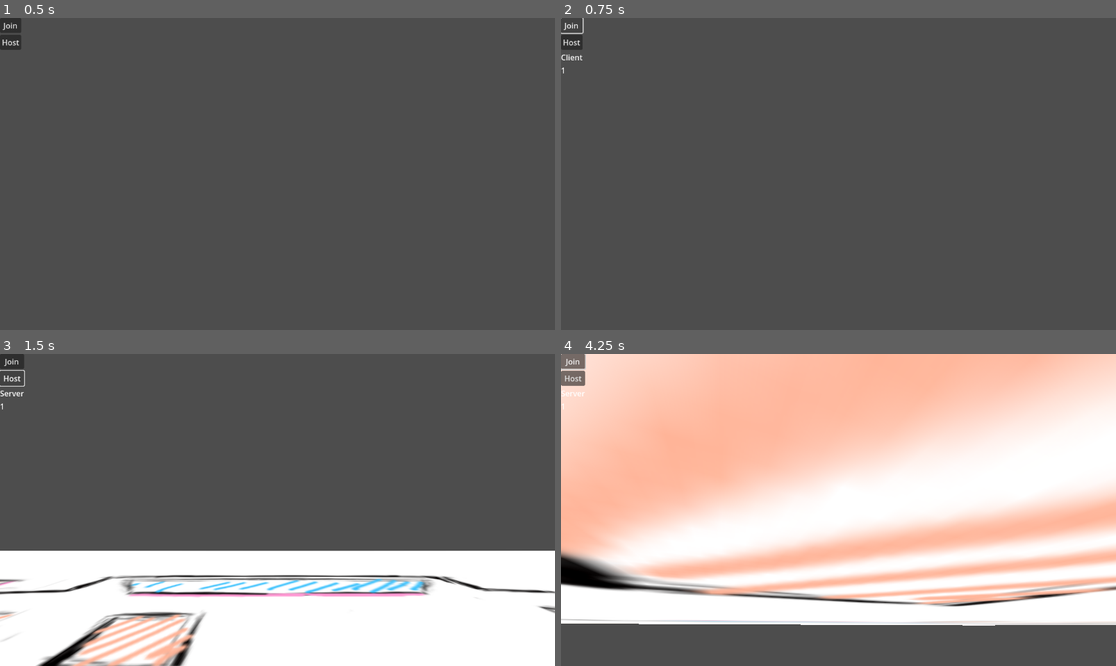
Above: before the commit, frames 1-4 (two rows, left to right).
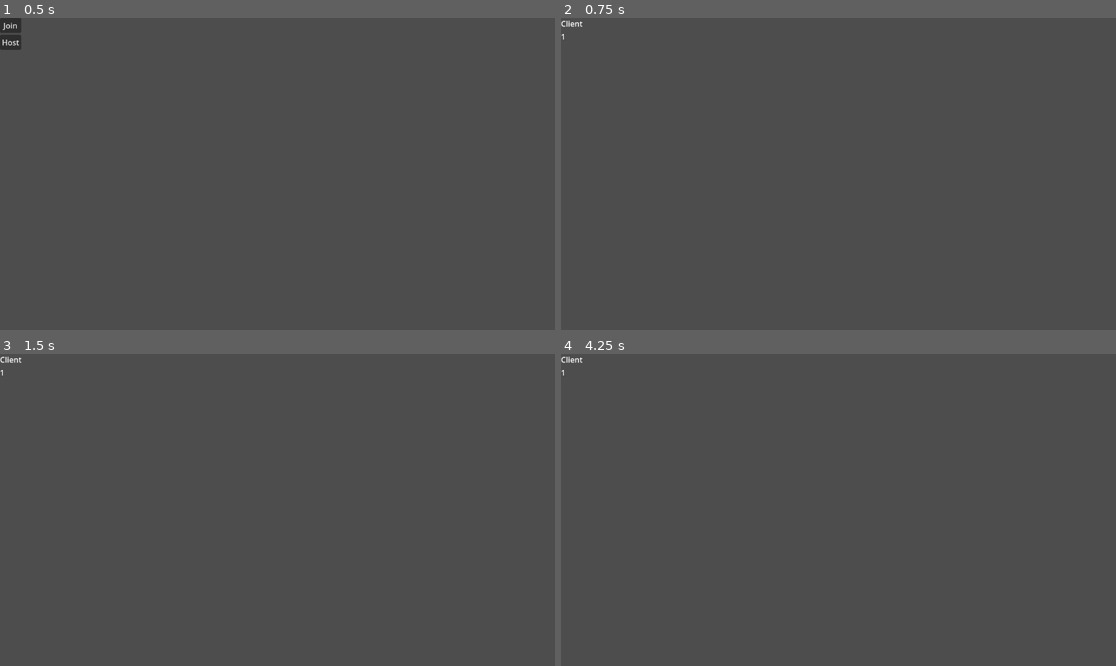
Above: after the commit, the same moments.

Repository: MeatboxDev/GameJam2025
Game: Godot game, scene res://Networking/Network.tscn
The game is run twice, just before and just after one commit, with the same random seed, the same clock (stepped at 60 frames per second) and the same inputs.
Inputs (mouse positions are in pixels of both pictures, inside the frame that each line leads up to):
- Up to frame 1 (0.5 s): no input
- Up to frame 2 (0.75 s): click "Join" at 0.5 s
- Up to frame 3 (1.5 s): click (11, 378) at 1.25 s, where only the run before the commit has a clickable "Host"
- Up to frame 4 (4.25 s): move the mouse to (866, 510) at 2.02 s; hold Up (ui_up) from 2.03 s (still down); move the mouse to (810, 510) at 2.77 s; move the mouse to (849, 503) at 3.52 s

Frame 1 is identical in both runs. In frame 2, 0.3% of the frame differs, in the area x 0-5%, y 0-18%; in frame 3, 37%; in frame 4, 86%, in the area x 0-100%, y 0-88%.

Commit message:
Improved player movement + Camera

Diff:
--- a/Networking/Movement.gd
+++ b/Networking/Movement.gd
@@ -1,7 +1,8 @@
 extends CharacterBody3D
 
 @onready var head: Node = $Head
-@onready var p_cam: Camera3D = $Head/PlayerCamera
+@onready var spring_arm: SpringArm3D = $Head/SpringArm3D
+@onready var p_cam: Camera3D = $Head/SpringArm3D/PlayerCamera
 
 func _ready() -> void:
 	name = str(get_multiplayer_authority())
@@ -13,7 +14,7 @@
 
 const SPEED: float = 1.0
 const DECEL_SPEED: float = 2.0
-const MAX_SPEED: float = 10.0
+const MAX_SPEED: float = 15.0
 
 var _up: bool = Input.is_key_pressed(KEY_UP) or Input.is_key_pressed(KEY_W)
 var _down: bool = Input.is_key_pressed(KEY_DOWN) or Input.is_key_pressed(KEY_S)
@@ -49,6 +50,9 @@
 	if (is_on_floor()): velocity.y = 0
 	else: velocity.y -= 1
 
+	if (is_on_floor() and Input.is_key_pressed(KEY_SPACE)):
+		velocity.y += 40
+
 	calculate_horizontal_movement()
 	move_and_slide()
 	rpc("remote_set_position", global_position)
@@ -74,10 +78,10 @@
 		KEY_S, KEY_DOWN: _down = ev.pressed
 		KEY_D, KEY_RIGHT: _right = ev.pressed
 
-
 func _input(event):
 	if event is InputEventKey:
 		_process_keyboard(event); return
 	if event is InputEventMouseMotion:
 		head.rotate_y(-event.relative.x * SENSITIVITY)
-		p_cam.rotate_x(-event.relative.y * SENSITIVITY)
+		spring_arm.rotate_x(-event.relative.y * SENSITIVITY)
+		spring_arm.rotation.x =clamp(spring_arm.rotation.x, -1, .2)
--- a/Networking/multiplayer_spawner.gd
+++ /dev/null
@@ -1,4 +0,0 @@
-extends MultiplayerSpawner
-
-func _enter_tree() -> void:
-	print("Sex and the city")
--- a/Networking/network.gd
+++ b/Networking/network.gd
@@ -33,6 +33,9 @@
 	multiplayer.multiplayer_peer = multiplayer_peer
 	$Control/VBoxContainer/Id.text = str(multiplayer.get_unique_id())
 
+	$Control/VBoxContainer/join.visible = false
+	$Control/VBoxContainer/host.visible = false
+
 	add_player_character(1)
 
 	multiplayer.peer_connected.connect(
@@ -57,6 +60,9 @@
 	multiplayer.multiplayer_peer = multiplayer_peer
 	$Control/VBoxContainer/Id.text = str(multiplayer.get_unique_id())
 
+	$Control/VBoxContainer/join.visible = false
+	$Control/VBoxContainer/host.visible = false
+
 func add_player_character(id):
 	connected_peer_ids.append(id)
 	var p_instance = preload("res://Networking/test_character.tscn").instantiate()
--- a/Networking/test_character.tscn
+++ b/Networking/test_character.tscn
@@ -11,7 +11,11 @@
 
 [node name="Head" type="Node3D" parent="."]
 
-[node name="PlayerCamera" type="Camera3D" parent="Head"]
+[node name="SpringArm3D" type="SpringArm3D" parent="Head"]
+spring_length = 4.0
+margin = 0.2
+
+[node name="PlayerCamera" type="Camera3D" parent="Head/SpringArm3D"]
 
 [node name="CollisionShape3D" type="CollisionShape3D" parent="."]
 shape = SubResource("BoxShape3D_5oo6s")
